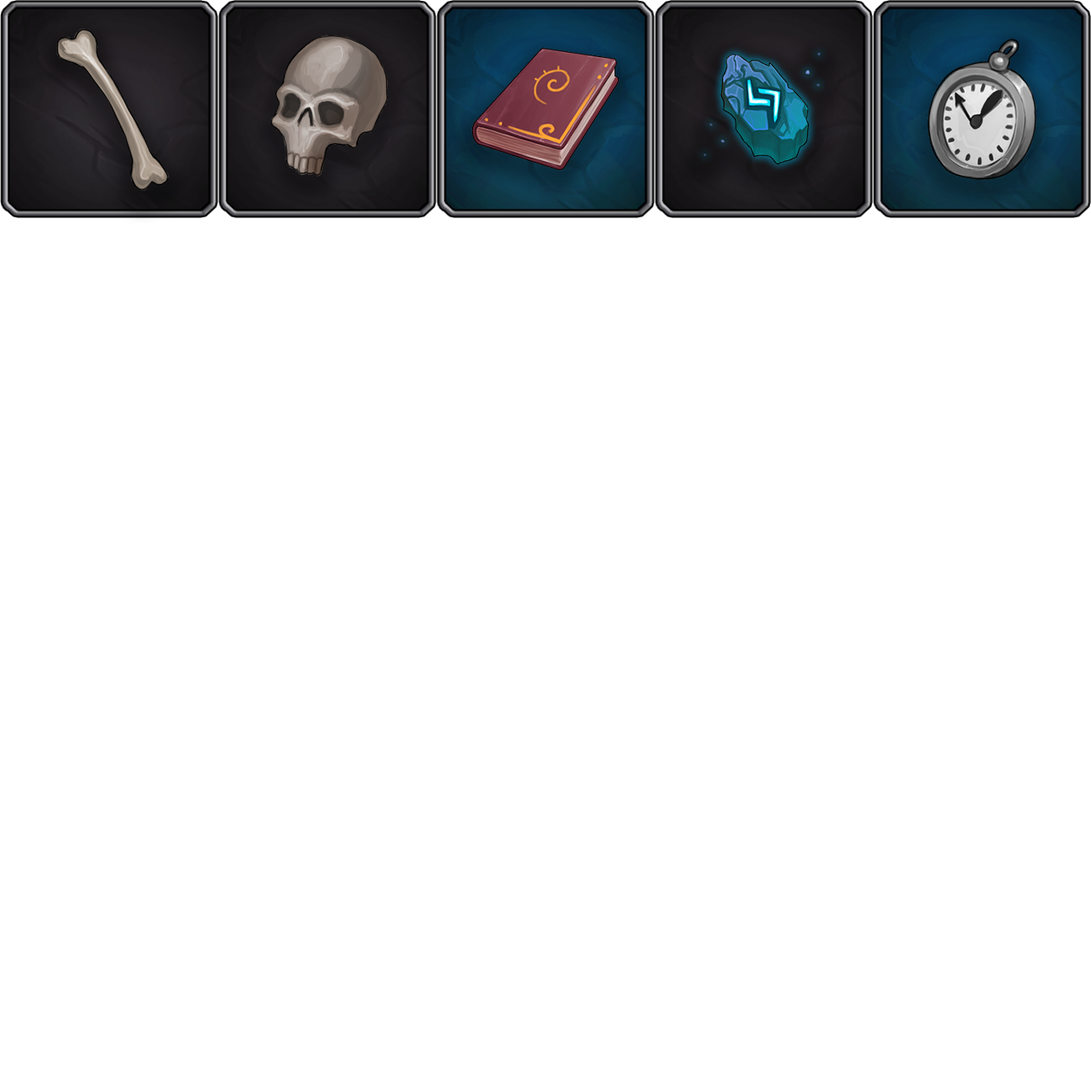
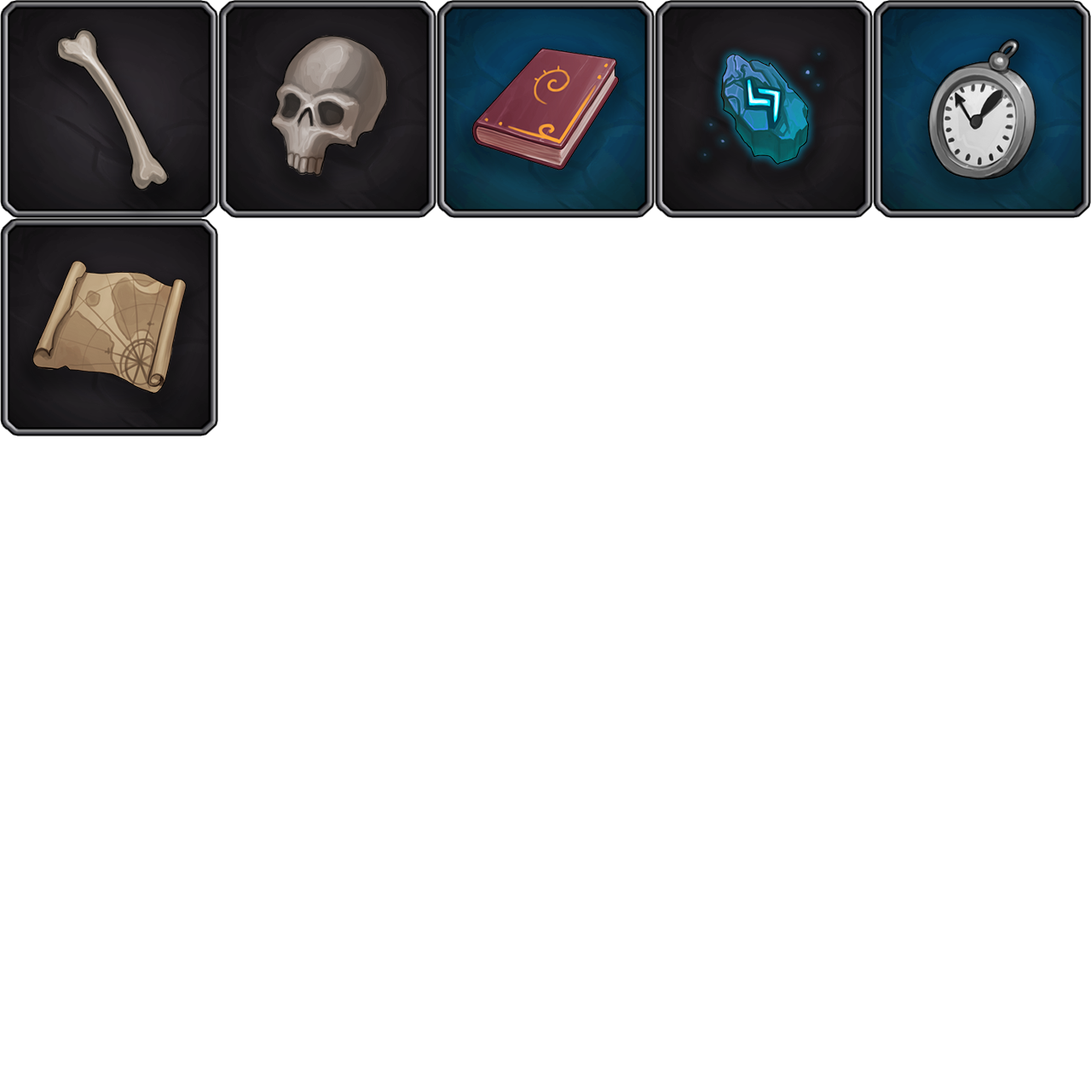
Comparing the layer stacks of the two w=1091, h=1091 images. Changes:
added group "Treasure Map" with 2 layers over [0, 218, 219, 437]
added layer "56_map" in group "Treasure Map" over [29, 258, 188, 396]
added layer "CommonBackground" (4th of 4, in "Treasure Map") in group "Treasure Map" over [0, 218, 219, 437]
